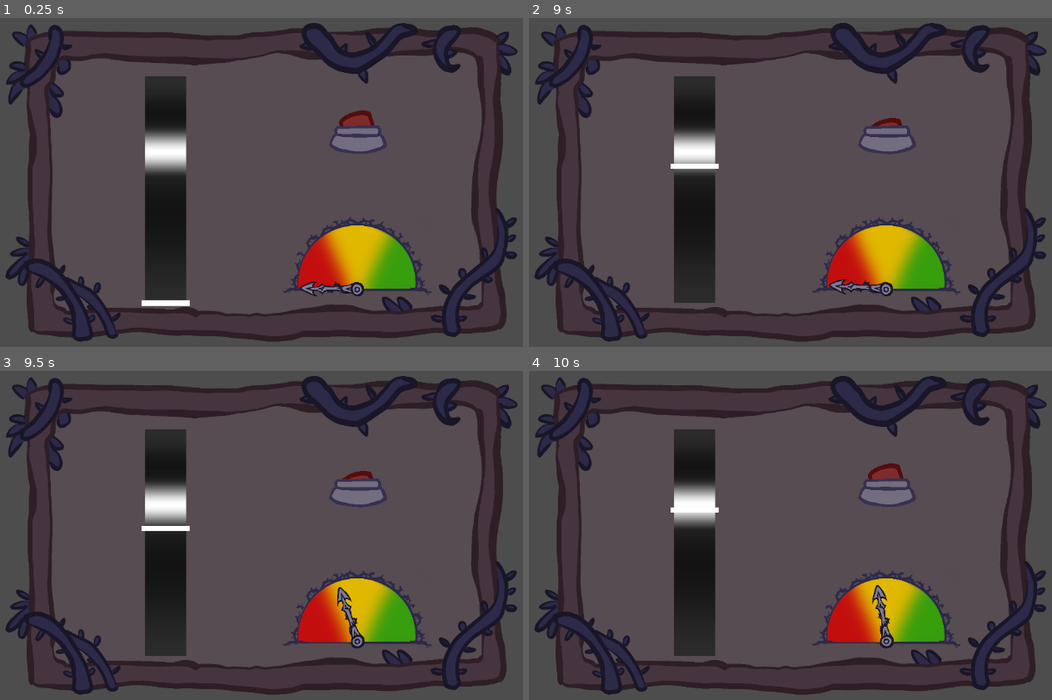
Above: before the commit, frames 1-4 (two rows, left to right).
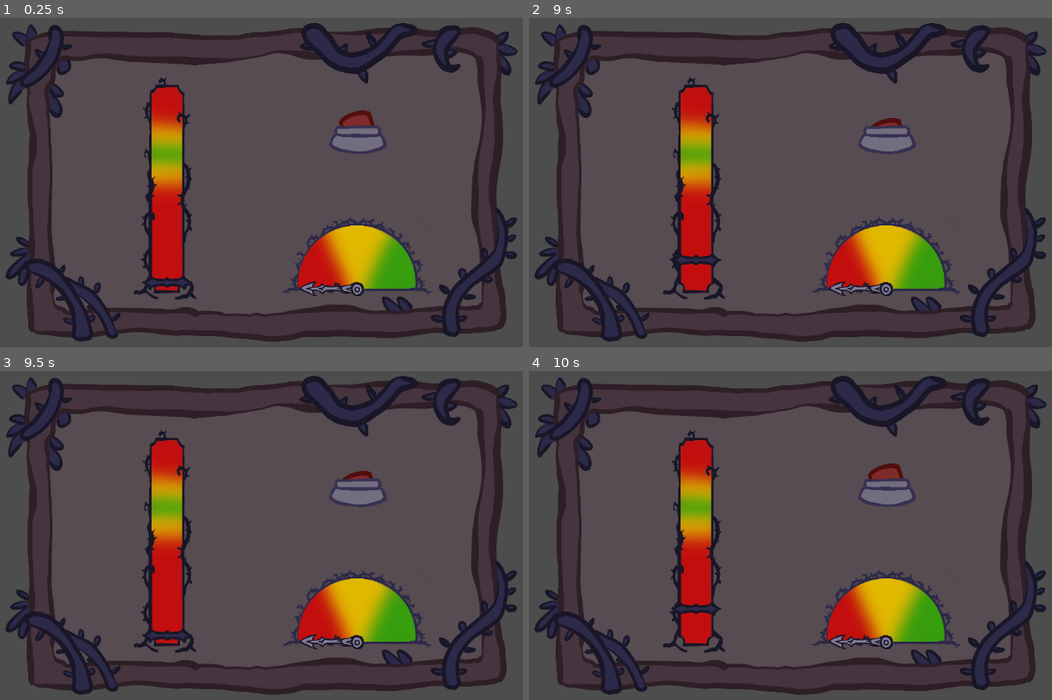
Above: after the commit, the same moments.

Repository: Horacjusz/a_merdz_byl
Game: Godot game, scene res://scenes/riddles/MashSlider.tscn
Same seed, same stepped clock (60 frames per second), same inputs: the game is played once before the commit and once after it. This scene is started directly instead of the project's main scene. The engine's default icon, where the game draws it, is replaced by a stand-in: a white triangle on a blue panel in a dark square. Sound files missing from this copy of the repository are replaced by a short silence.
Inputs (mouse positions are in pixels of both pictures, inside the frame that each line leads up to):
- Up to frame 1 (0.25 s): no input
- Up to frame 2 (9 s): click (889, 129) at 0.5 s; move the mouse to (942, 162) at 1.27 s; hold Right (ui_right) 1.28-2.03 s; hold Space (spacja) 1.28-2.03 s; click (942, 162) at 1.42 s; move the mouse to (659, 198) at 2.02 s; hold Down (ui_down) 2.03-2.78 s; tap Space (spacja) every 1.5 s from 2.1 to 8.1 s; move the mouse to (858, 96) at 2.77 s; hold Right (ui_right) 2.78-3.53 s; hold Space (spacja) 2.78-3.53 s; move the mouse to (759, 254) at 3.52 s; hold Up (ui_up) 3.53-4.28 s; click (759, 254) at 3.67 s; move the mouse to (994, 235) at 4.27 s; hold Space (spacja) 4.28-5.03 s; hold Left (ui_left) 4.28-5.78 s; move the mouse to (591, 123) at 5.02 s; move the mouse to (827, 179) at 5.77 s; hold Down (ui_down) 5.78-6.53 s; hold Space (spacja) 5.78-6.53 s; click (827, 179) at 5.92 s; move the mouse to (696, 87) at 6.52 s; hold Right (ui_right) 6.53-7.28 s; move the mouse to (942, 162) at 7.27 s; hold Up (ui_up) 7.28-8.03 s; hold Space (spacja) 7.28-8.03 s; move the mouse to (659, 198) at 8.02 s; hold Right (ui_right) 8.03-8.78 s; click (659, 198) at 8.17 s; move the mouse to (858, 96) at 8.77 s; hold Down (ui_down) from 8.78 s (still down); hold Space (spacja) from 8.78 s (still down)
- Up to frame 3 (9.5 s): keep holding Down (ui_down); keep holding Space (spacja)
- Up to frame 4 (10 s): move the mouse to (759, 607) at 9.52 s; release Down (ui_down) at 9.53 s; release Space (spacja) at 9.53 s; hold Left (ui_left) from 9.53 s (still down); tap Space (spacja) at 9.6 s

The runs differ from the first frame. In frame 1, 4.9% of the frame differs, in the area x 25-38%, y 17-88%; in frame 2, 5.1%; in frame 3, 5.4%; in frame 4, 5.4%, in the area x 25-70%, y 17-87%.

Commit message:
prettier slider texture in masher

Diff:
--- a/game/scenes/riddles/MashSlider.tscn
+++ b/game/scenes/riddles/MashSlider.tscn
@@ -5,23 +5,9 @@
 [ext_resource type="Texture2D" uid="uid://tpc0qt0ohaqc" path="res://assets/riddles_asset/Broken_button_asset.png" id="2_lx3n7"]
 [ext_resource type="Texture2D" uid="uid://2be8veid58jg" path="res://assets/riddles_asset/Broken_push_asset.png" id="3_ajxi1"]
 [ext_resource type="Texture2D" uid="uid://b4ct3nkrj6212" path="res://assets/riddles_asset/Colormeter_asset.png" id="5_kywk7"]
+[ext_resource type="Texture2D" uid="uid://dbpwvptc7rodm" path="res://assets/riddles_asset/Colormeter_stripe.png" id="5_o7v1l"]
+[ext_resource type="Texture2D" uid="uid://6g2egtplwa7e" path="res://assets/riddles_asset/Colormeter_slider.png" id="6_42suw"]
 [ext_resource type="Texture2D" uid="uid://c6k20vjq0sp4" path="res://assets/riddles_asset/Arrow_asset.png" id="6_o7v1l"]
-
-[sub_resource type="Gradient" id="Gradient_fqt85"]
-interpolation_mode = 2
-offsets = PackedFloat32Array(0.02409637, 0.22222222, 0.33333337, 0.44444445, 1)
-colors = PackedColorArray(0.16924527, 0.1692453, 0.16924527, 1, 0.12955844, 0.12955847, 0.12955844, 1, 1, 1, 1, 1, 0.12955862, 0.12955841, 0.12955844, 1, 0.16924527, 0.1692453, 0.16924527, 1)
-metadata/_snap_enabled = true
-metadata/_snap_count = 9
-
-[sub_resource type="GradientTexture1D" id="GradientTexture1D_8ny38"]
-gradient = SubResource("Gradient_fqt85")
-
-[sub_resource type="Gradient" id="Gradient_ajxi1"]
-colors = PackedColorArray(1, 1, 1, 1, 1, 1, 1, 1)
-
-[sub_resource type="GradientTexture1D" id="GradientTexture1D_feo8c"]
-gradient = SubResource("Gradient_ajxi1")
 
 [node name="MashSlider" type="Node2D" unique_id=1674942122]
 script = ExtResource("1_8c2yd")
@@ -44,16 +30,13 @@
 
 [node name="Slider" type="Sprite2D" parent="." unique_id=745835303]
 position = Vector2(404.608, 340)
-rotation = 1.5707964
-scale = Vector2(1.5322195, 1.9652065)
-texture = SubResource("GradientTexture1D_8ny38")
-region_enabled = true
+scale = Vector2(0.41580787, 0.53331023)
+texture = ExtResource("5_o7v1l")
 region_rect = Rect2(0, 0, 256, 36)
 
 [node name="Indicator" type="Sprite2D" parent="Slider" unique_id=2113046220]
-position = Vector2(128, 0)
-scale = Vector2(0.024, 42)
-texture = SubResource("GradientTexture1D_feo8c")
+position = Vector2(7, 300)
+texture = ExtResource("6_42suw")
 
 [node name="Indicator" type="Sprite2D" parent="." unique_id=970185500]
 position = Vector2(737, 512)
--- a/game/scripts/riddles/mash_slider.gd
+++ b/game/scripts/riddles/mash_slider.gd
@@ -1,10 +1,10 @@
 extends Riddle
 
 var velocity := 0.0
-const MAX_VELOCITY := 200.0
-const MIN_VELOCITY := -300.0
-const VELOCITY_CHANGE := 500.0
-const SLIDER_LEN := 256.0  # hacky :/
+const MAX_VELOCITY := 500.0
+const MIN_VELOCITY := -800.0
+const VELOCITY_CHANGE := 1500.0
+const SLIDER_LEN := 600.0  # hacky :/
 
 var score := 0.0
 
@@ -12,14 +12,14 @@
 	velocity = MAX_VELOCITY
 
 func get_height() -> float:
-	var pos: float = $Slider/Indicator.position.x
+	var pos: float = $Slider/Indicator.position.y
 	@warning_ignore("integer_division")
 	return (SLIDER_LEN/2 - pos) / SLIDER_LEN
 
 func _physics_process(delta: float) -> void:
 	var ind = $"Slider/Indicator";
-	ind.position.x -= delta * velocity
-	ind.position.x = clampf(ind.position.x, -SLIDER_LEN/2, SLIDER_LEN/2)
+	ind.position.y -= delta * velocity
+	ind.position.y = clampf(ind.position.y, -SLIDER_LEN/2, SLIDER_LEN/2)
 
 	velocity -= VELOCITY_CHANGE * delta
 	if velocity < MIN_VELOCITY: velocity = MIN_VELOCITY
